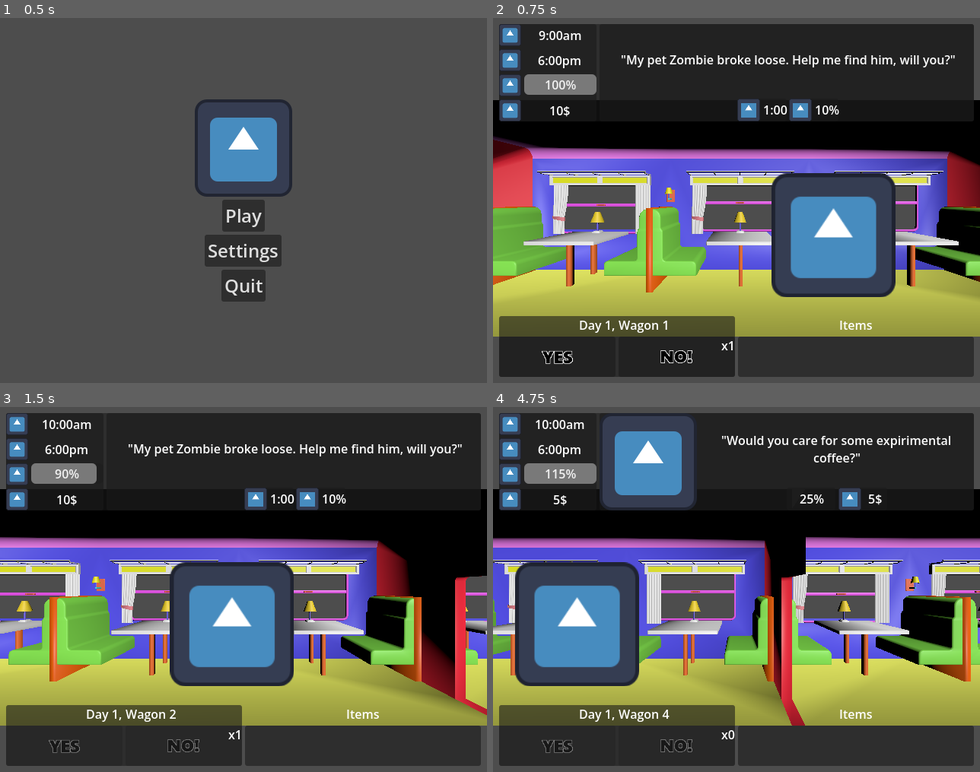
Above: before the commit, frames 1-4 (two rows, left to right).
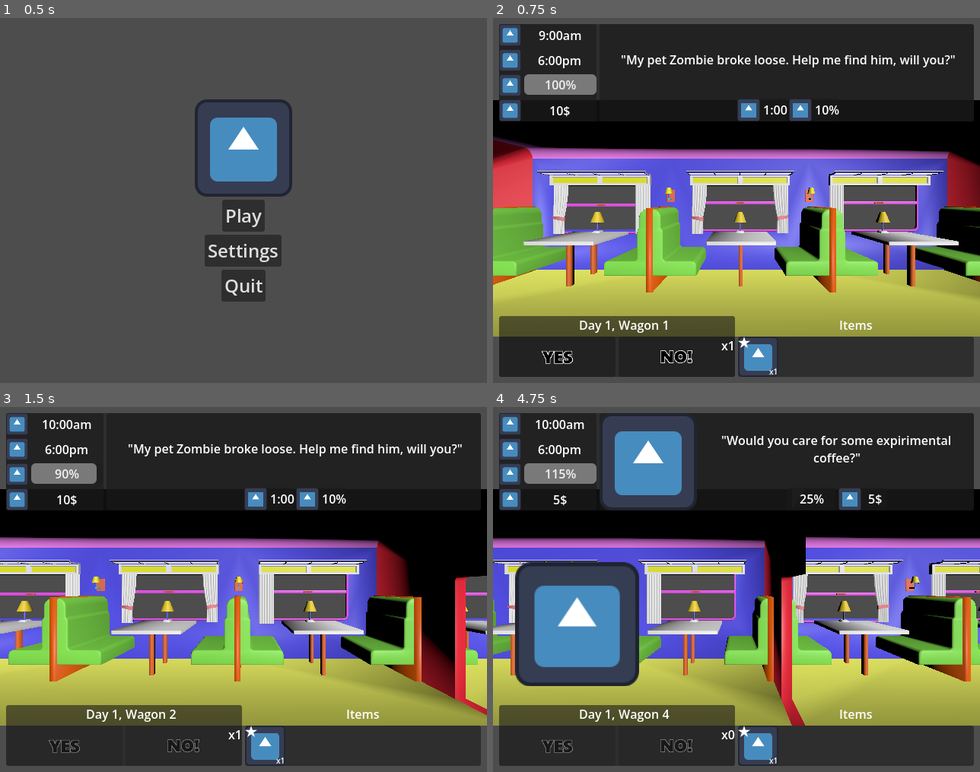
Above: after the commit, the same moments.

Repository: Smg065/WGJ2026
Game: Godot game, scene res://Scenes/MainMenu.tscn
Same seed, same stepped clock (60 frames per second), same inputs: the game is played once before the commit and once after it. The engine's default icon, where the game draws it, is replaced by a stand-in: a white triangle on a blue panel in a dark square.
Inputs (mouse positions are in pixels of both pictures, inside the frame that each line leads up to):
- Up to frame 1 (0.5 s): no input
- Up to frame 2 (0.75 s): click "Play" at 0.5 s
- Up to frame 3 (1.5 s): click (63, 746) at 1.25 s
- Up to frame 4 (4.75 s): click "x1" at 2.75 s; click (556, 746) at 4.25 s

Frame 1 is identical in both runs. In frame 2, 8.9% of the frame differs, in the area x 50-83%, y 42-98%; in frame 3, 8.6%; in frame 4, 1.0%.

Commit message:
OwnedItemVisSetup

Diff:
--- /dev/null
+++ b/Resources/OwnedItemRend.tscn
@@ -0,0 +1,34 @@
+[gd_scene format=3 uid="uid://bnl5huj5mq0me"]
+
+[ext_resource type="Texture2D" uid="uid://duy0mimcue85a" path="res://icon.svg" id="1_wxtgj"]
+[ext_resource type="Texture2D" uid="uid://duppf2fp7arfq" path="res://Sprites/UI/Star.png" id="2_fwpw0"]
+
+[sub_resource type="LabelSettings" id="LabelSettings_kbjx8"]
+font_size = 10
+
+[node name="OwnedItemRend" type="TextureRect" unique_id=1166380306]
+texture = ExtResource("1_wxtgj")
+expand_mode = 3
+
+[node name="CountLabel" type="Label" parent="." unique_id=81534108]
+layout_mode = 1
+anchors_preset = 3
+anchor_left = 1.0
+anchor_top = 1.0
+anchor_right = 1.0
+anchor_bottom = 1.0
+offset_left = -40.0
+offset_top = -23.0
+grow_horizontal = 0
+grow_vertical = 0
+text = "x1"
+label_settings = SubResource("LabelSettings_kbjx8")
+horizontal_alignment = 2
+vertical_alignment = 2
+
+[node name="QualityStar" type="TextureRect" parent="." unique_id=797306339]
+layout_mode = 1
+offset_right = 16.0
+offset_bottom = 16.0
+texture = ExtResource("2_fwpw0")
+stretch_mode = 2
--- a/Resources/Requests/MadScientist3.tres
+++ b/Resources/Requests/MadScientist3.tres
@@ -6,7 +6,9 @@
 script = ExtResource("1_nswni")
 dialogueEn = "\"My pet Zombie bit a [i]lot[/i] of people. Help me catch them, will you?\""
 tagWhitelist = Array[String](["MadScience2"])
-energyCost = 40
+tagBlacklist = Array[String](["MadScience3"])
+yesTags = Array[String](["MadScience3"])
+energyCost = 30
 timeCost = 2
 minDay = 3
 metadata/_custom_type_script = "uid://crmyuhxtt7onq"
--- /dev/null
+++ b/Resources/Requests/WatchKid.tres
@@ -0,0 +1,11 @@
+[gd_resource type="Resource" script_class="CharacterRequest" format=3 uid="uid://cfmtv4iusetqk"]
+
+[ext_resource type="Script" uid="uid://crmyuhxtt7onq" path="res://Scripts/CharacterRequest.gd" id="1_d3g7k"]
+
+[resource]
+script = ExtResource("1_d3g7k")
+dialogueEn = "\"May you please watch my kid for me?\""
+timeCost = 3
+moneyCost = -10
+minDay = 3
+metadata/_custom_type_script = "uid://crmyuhxtt7onq"
--- a/Resources/TrainWagon.tscn
+++ b/Resources/TrainWagon.tscn
@@ -2,16 +2,15 @@
 
 [ext_resource type="Script" uid="uid://cfe72chy6dlk8" path="res://Scripts/TrainWagons.gd" id="1_ndcw0"]
 [ext_resource type="Texture2D" uid="uid://duy0mimcue85a" path="res://icon.svg" id="1_svd6f"]
-[ext_resource type="PackedScene" uid="uid://juo30sccnyb0" path="res://Models/Wagon_01.glb" id="3_veiph"]
 
-[node name="TrainWagon" type="Node3D" unique_id=747017349]
+[node name="TrainWagon" type="Node3D" unique_id=747017349 node_paths=PackedStringArray("wagonOrigin", "wagonChar")]
 script = ExtResource("1_ndcw0")
+wagonOrigin = NodePath("WagonOrigin")
+wagonChar = NodePath("WagonChar")
 
-[node name="Sprite3D" type="Sprite3D" parent="." unique_id=1046716043]
+[node name="WagonChar" type="Sprite3D" parent="." unique_id=1046716043]
 transform = Transform3D(1, 0, 0, 0, 1, 0, 0, 0, 1, 1, 0.63932574, -3.7043266)
 texture = ExtResource("1_svd6f")
 
 [node name="WagonOrigin" type="Node3D" parent="." unique_id=1512111614]
 transform = Transform3D(-1, 0, 8.742278e-08, 0, 1, 0, -8.742278e-08, 0, -1, -3.05, 0, -3)
-
-[node name="Wagon_01" parent="WagonOrigin" unique_id=267968282 instance=ExtResource("3_veiph")]
--- a/Scenes/Gameplay.tscn
+++ b/Scenes/Gameplay.tscn
@@ -6,7 +6,11 @@
 [ext_resource type="Texture2D" uid="uid://m6hkwlqxkkec" path="res://Sprites/UI/Yes.png" id="3_ovofm"]
 [ext_resource type="Texture2D" uid="uid://dsdhfod08xkcd" path="res://Sprites/UI/No.png" id="4_mofsa"]
 [ext_resource type="PackedScene" uid="uid://by6nvg44u7bqr" path="res://Resources/ResourceModPanel.tscn" id="4_u8j7u"]
+[ext_resource type="Texture2D" uid="uid://duppf2fp7arfq" path="res://Sprites/UI/Star.png" id="7_rhmiw"]
 [ext_resource type="PackedScene" uid="uid://c1nxvpsgns2r4" path="res://Resources/ShopItem.tscn" id="7_xwjbm"]
+
+[sub_resource type="LabelSettings" id="LabelSettings_kbjx8"]
+font_size = 10
 
 [sub_resource type="LabelSettings" id="LabelSettings_ir5nv"]
 font_size = 48
@@ -17,11 +21,14 @@
 [sub_resource type="LabelSettings" id="LabelSettings_68abm"]
 font_size = 64
 
-[node name="Gameplay" type="Node3D" unique_id=636112707 node_paths=PackedStringArray("trainRoot", "mainScene", "mainUI", "dayLabel", "wagonLabel", "time …(511 unchanged characters)…
+[node name="Gameplay" type="Node3D" unique_id=636112707 node_paths=PackedStringArray("trainRoot", "mainScene", "renderedWagons", "mainUI", "dayLabel", "wagonLabel", "time …(511 unchanged characters)…
 script = ExtResource("1_r5ka5")
 trainRoot = NodePath("MainScene/TrainRoot")
 wagonPrefab = ExtResource("2_tdndw")
 mainScene = NodePath("MainScene")
+totalWagons = null
+wagonsLeft = null
+renderedWagons = []
 mainUI = NodePath("MainUI")
 dayLabel = NodePath("MainUI/UIVBox/BottomUI/YesNoPanel/BottomVBox/DayWagonHBox/DayLabel")
 wagonLabel = NodePath("MainUI/UIVBox/BottomUI/YesNoPanel/BottomVBox/DayWagonHBox/WagonLabel")
@@ -58,6 +65,12 @@
 shopItemSlots = [NodePath("ShopUI/MainShop/PanelContainer/ShopMainVBox/ShopHBox/ShopPanel/ForSaleHBox/ItemPanel1"), Nod …(293 unchanged characters)…
 victoryUI = NodePath("VictoryUI")
 gameOverUI = NodePath("GameOverUI")
+day = null
+nos = null
+time = null
+energy = null
+money = null
+rerollCost = null
 
 [node name="Cam" type="Camera3D" parent="." unique_id=351483388]
 transform = Transform3D(1, 0, 0, 0, 1, 0, 0, 0, 1, 0, 1, -1.25)
@@ -339,6 +352,34 @@
 [node name="OwnedItemsHBox" type="HBoxContainer" parent="MainUI/UIVBox/BottomUI/ItemsBox/ItemsPanel/ItemsScroll" unique_id=1904225173]
 layout_mode = 2
 size_flags_vertical = 3
+
+[node name="TextureRect2" type="TextureRect" parent="MainUI/UIVBox/BottomUI/ItemsBox/ItemsPanel/ItemsScroll/OwnedItemsHBox" unique_id=1198463169]
+layout_mode = 2
+texture = ExtResource("3_mofsa")
+expand_mode = 3
+
+[node name="Label" type="Label" parent="MainUI/UIVBox/BottomUI/ItemsBox/ItemsPanel/ItemsScroll/OwnedItemsHBox/TextureRect2" unique_id=1981222358]
+layout_mode = 1
+anchors_preset = 3
+anchor_left = 1.0
+anchor_top = 1.0
+anchor_right = 1.0
+anchor_bottom = 1.0
+offset_left = -40.0
+offset_top = -23.0
+grow_horizontal = 0
+grow_vertical = 0
+text = "x1"
+label_settings = SubResource("LabelSettings_kbjx8")
+horizontal_alignment = 2
+vertical_alignment = 2
+
+[node name="TextureRect" type="TextureRect" parent="MainUI/UIVBox/BottomUI/ItemsBox/ItemsPanel/ItemsScroll/OwnedItemsHBox/TextureRect2" unique_id=1996392275]
+layout_mode = 1
+offset_right = 16.0
+offset_bottom = 16.0
+texture = ExtResource("7_rhmiw")
+stretch_mode = 2
 
 [node name="DayEndUI" type="ColorRect" parent="." unique_id=451989664]
 visible = false
--- a/Scripts/Gameplay.gd
+++ b/Scripts/Gameplay.gd
@@ -331,6 +331,7 @@
 	if wagonsLeft > 0:
 		nextWagon = wagonPrefab.instantiate()
 		nextWagon.request = get_request()
+		nextWagon.set_train(randi_range(0, 1))
 		nextWagon.name = "Wagon"+str(wagonsLeft)
 	elif wagonsLeft == 0:
 		nextWagon = wagonPrefab.instantiate()
--- a/Scripts/Items/ComfyPillow.gd
+++ b/Scripts/Items/ComfyPillow.gd
@@ -6,6 +6,7 @@
 	rarity = ItemBase.RARITIES.COMMON
 	itemCost = 10
 	itemDescription = "Wake up 1 [color=teal]hour[/color] later. Start with an extra [color=orange]25% energy[/color]."
+	itemIcon = load("res://Sprites/Items/Pillow.png")
 
 func can_appear(gameplay : Gameplay, previousItems : Array[ItemBase]) -> bool:
 	if gameplay.startingTime >= 11:
--- a/Scripts/Items/Contract.gd
+++ b/Scripts/Items/Contract.gd
@@ -6,6 +6,7 @@
 	rarity = ItemBase.RARITIES.RARE
 	itemCost = 15
 	itemDescription = "-[color=green]$5[/color] in wages. +1 [color=red]NO![/color]"
+	itemIcon = load("res://Sprites/Items/Contract.png")
 
 func on_purchase(gameplay : Gameplay) -> void:
 	gameplay.startingNos += 1
--- /dev/null
+++ b/Scripts/OwnedItemRend.gd
@@ -0,0 +1,11 @@
+extends TextureRect
+
+
+# Called when the node enters the scene tree for the first time.
+func _ready() -> void:
+	pass # Replace with function body.
+
+
+# Called every frame. 'delta' is the elapsed time since the previous frame.
+func _process(delta: float) -> void:
+	pass
--- a/Scripts/TrainWagons.gd
+++ b/Scripts/TrainWagons.gd
@@ -2,3 +2,21 @@
 class_name TrainWagon
 
 var request : CharacterRequest
+
+@export var wagonOrigin : Node3D
+@export var wagonChar : Sprite3D
+
+var wagonModels : Array[PackedScene] = [
+	load("res://Models/Wagon_01.glb"),
+	load("res://Models/Wagon_02.glb")
+]
+
+func set_train(wagonNum : int) -> void:
+	var wagonVis : Node3D = wagonModels[wagonNum].instantiate()
+	wagonOrigin.add_child(wagonVis)
+	wagonVis.position = Vector3.ZERO
+	wagonVis.rotation = Vector3.ZERO
+	if request == null:
+		wagonChar.hide()
+	else:
+		wagonChar.texture = request.charWagon
Not shown, added: Models/Wagon_02.glb.import
Not shown, added: Scripts/OwnedItemRend.gd.uid
Binary file added: Sprites/Items/Contract.png
Not shown, added: Sprites/Items/Contract.png.import
Binary file added: Sprites/Items/Pillow.png
Not shown, added: Sprites/Items/Pillow.png.import
Binary file added: Sprites/UI/Star.png
Not shown, added: Sprites/UI/Star.png.import
